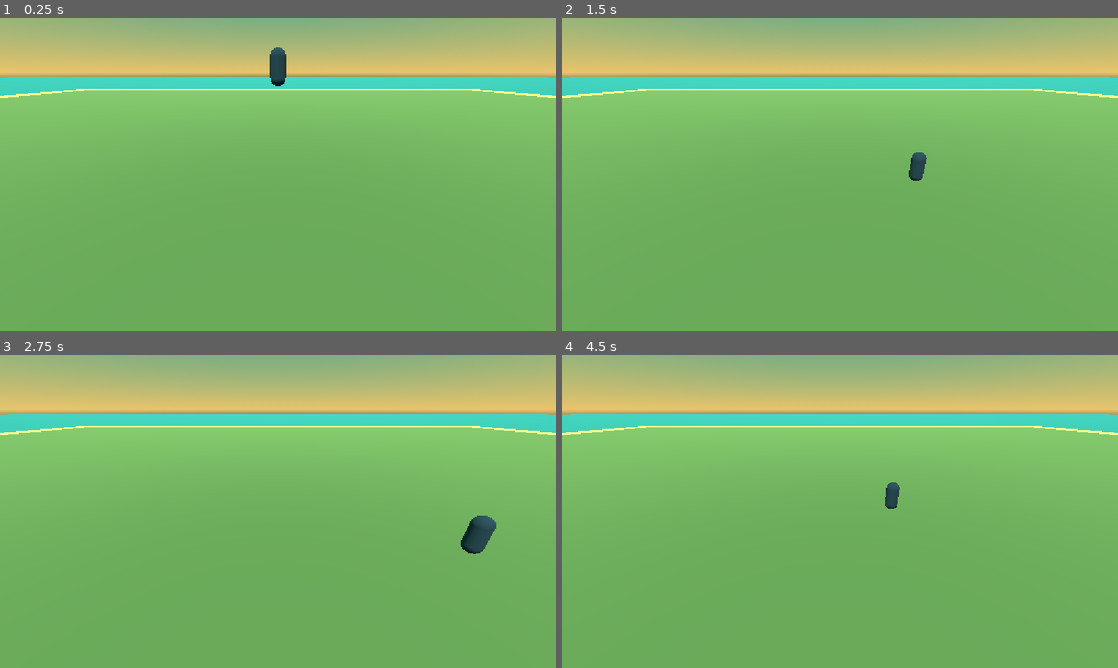
Above: before the commit, frames 1-4 (two rows, left to right).
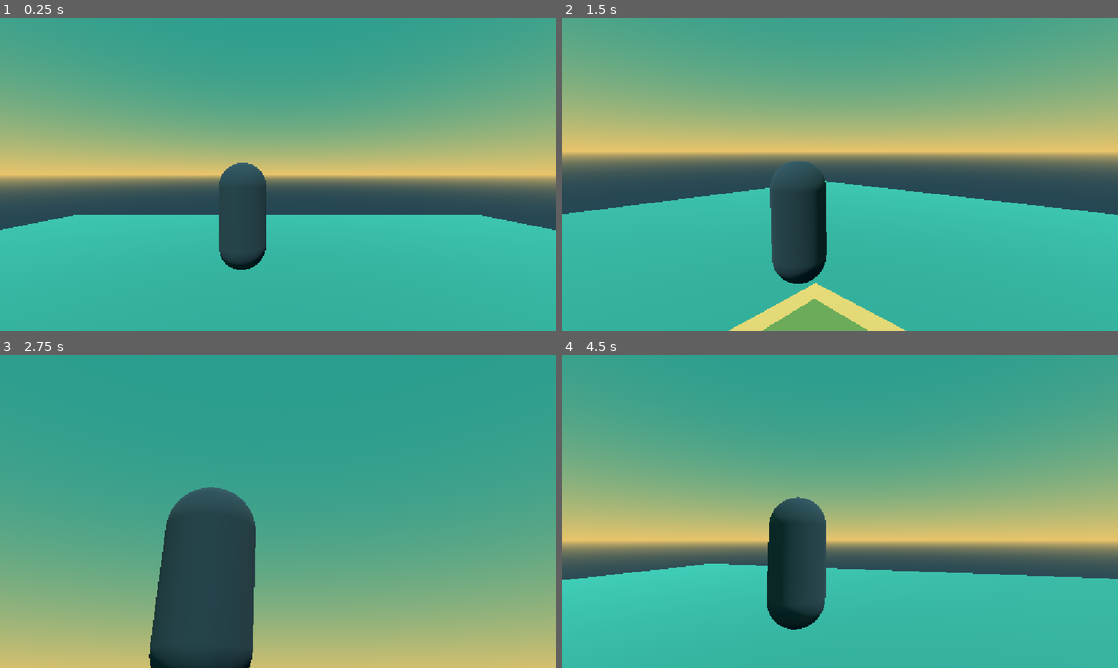
Above: after the commit, the same moments.

Repository: acetousk/godot4-game
Game: Godot game, scene res://scenes/main.tscn
Same seed, same stepped clock (60 frames per second), same inputs: the game is played once before the commit and once after it.
Inputs (mouse positions are in pixels of both pictures, inside the frame that each line leads up to):
- Up to frame 1 (0.25 s): no input
- Up to frame 2 (1.5 s): move the mouse to (962, 158) at 0.52 s; hold D (move_right) 0.53-1.28 s; hold Right mouse button (aim) 0.53-1.28 s; click (962, 158) at 0.67 s; tap Space (jump) at 0.77 s; move the mouse to (728, 190) at 1.27 s; hold S (move_back) from 1.28 s (still down); right-click (728, 190) at 1.35 s; click (728, 190) at 1.42 s
- Up to frame 3 (2.75 s): tap Space (jump) at 1.52 s; move the mouse to (333, 442) at 2.02 s; release S (move_back) at 2.03 s; hold D (move_right) from 2.03 s (still down); hold Right mouse button (aim) from 2.03 s (still down); click (333, 442) at 2.17 s
- Up to frame 4 (4.5 s): move the mouse to (812, 574) at 2.77 s; release D (move_right) at 2.78 s; release Right mouse button (aim) at 2.78 s; hold W (move_forward) 2.78-3.53 s; right-click (812, 574) at 2.85 s; click (812, 574) at 2.92 s; tap Space (jump) at 3.02, 3.77 s; move the mouse to (1006, 558) at 3.52 s; hold Right mouse button (aim) 3.53-4.28 s; hold A (move_left) from 3.53 s (still down); click (1006, 558) at 3.67 s; tap Escape (ui_cancel) at 4.15 s; move the mouse to (673, 464) at 4.27 s; right-click (673, 464) at 4.35 s; click (673, 464) at 4.42 s

The runs differ from the first frame. In frame 1, 97% of the frame differs, in the area x 0-100%, y 0-100%; in frame 2, 95%; in frame 3, 100%; in frame 4, 100%.

Commit message:
G2b camera + glide

Diff:
--- a/scenes/main.tscn
+++ b/scenes/main.tscn
@@ -44,6 +44,12 @@
 material = SubResource("water")
 size = Vector2(800, 800)
 
+[sub_resource type="BoxShape3D" id="wall_ns"]
+size = Vector3(162, 200, 2)
+
+[sub_resource type="BoxShape3D" id="wall_ew"]
+size = Vector3(2, 200, 162)
+
 [node name="Main" type="Node3D"]
 
 [node name="WorldEnvironment" type="WorldEnvironment" parent="."]
@@ -75,10 +81,25 @@
 transform = Transform3D(1, 0, 0, 0, 1, 0, 0, 0, 1, 0, -0.6, 0)
 mesh = SubResource("water_mesh")
 
+[node name="EdgeWalls" type="StaticBody3D" parent="."]
+collision_layer = 2
+collision_mask = 0
+
+[node name="North" type="CollisionShape3D" parent="EdgeWalls"]
+transform = Transform3D(1, 0, 0, 0, 1, 0, 0, 0, 1, 0, 100, -81)
+shape = SubResource("wall_ns")
+
+[node name="South" type="CollisionShape3D" parent="EdgeWalls"]
+transform = Transform3D(1, 0, 0, 0, 1, 0, 0, 0, 1, 0, 100, 81)
+shape = SubResource("wall_ns")
+
+[node name="West" type="CollisionShape3D" parent="EdgeWalls"]
+transform = Transform3D(1, 0, 0, 0, 1, 0, 0, 0, 1, -81, 100, 0)
+shape = SubResource("wall_ew")
+
+[node name="East" type="CollisionShape3D" parent="EdgeWalls"]
+transform = Transform3D(1, 0, 0, 0, 1, 0, 0, 0, 1, 81, 100, 0)
+shape = SubResource("wall_ew")
+
 [node name="Player" parent="." instance=ExtResource("1_player")]
 transform = Transform3D(1, 0, 0, 0, 1, 0, 0, 0, 1, 0, 6, 0)
-
-[node name="OverviewCam" type="Camera3D" parent="."]
-transform = Transform3D(1, 0, 0, 0, 0.894, 0.447, 0, -0.447, 0.894, 0, 6, 12)
-current = true
-far = 1000.0
--- a/scenes/player.tscn
+++ b/scenes/player.tscn
@@ -15,6 +15,7 @@
 height = 1.8
 
 [node name="Player" type="CharacterBody3D"]
+collision_mask = 3
 script = ExtResource("1_player")
 
 [node name="Body" type="MeshInstance3D" parent="."]
@@ -24,3 +25,18 @@
 [node name="Shape" type="CollisionShape3D" parent="."]
 transform = Transform3D(1, 0, 0, 0, 1, 0, 0, 0, 1, 0, 0.9, 0)
 shape = SubResource("body_shape")
+
+[node name="CamYaw" type="Node3D" parent="."]
+transform = Transform3D(1, 0, 0, 0, 1, 0, 0, 0, 1, 0, 1.6, 0)
+
+[node name="CamPitch" type="Node3D" parent="CamYaw"]
+
+[node name="SpringArm" type="SpringArm3D" parent="CamYaw/CamPitch"]
+transform = Transform3D(1, 0, 0, 0, 1, 0, 0, 0, 1, 0.6, 0, 0)
+spring_length = 3.5
+margin = 0.2
+
+[node name="Camera" type="Camera3D" parent="CamYaw/CamPitch/SpringArm"]
+current = true
+fov = 75.0
+far = 1000.0
--- a/scripts/player.gd
+++ b/scripts/player.gd
@@ -1,10 +1,61 @@
 extends CharacterBody3D
-## The player: reads your controls and moves the capsule.
+## The player: reads your controls, moves the capsule, and turns the camera.
+
+## True while you float down from the sky at the start.
+var gliding := false
+
+@onready var cam_yaw: Node3D = $CamYaw
+@onready var cam_pitch: Node3D = $CamYaw/CamPitch
+@onready var spring_arm: SpringArm3D = $CamYaw/CamPitch/SpringArm
+@onready var camera: Camera3D = $CamYaw/CamPitch/SpringArm/Camera
+
+
+func _ready() -> void:
+	# The selfie stick must not bump into your own body.
+	spring_arm.add_excluded_object(get_rid())
+	# Start high in the sky and glide down.
+	global_position.y = Tune.drop_height
+	gliding = true
+
+
+func _unhandled_input(event: InputEvent) -> void:
+	# Click to grab the mouse, Esc to let it go.
+	if event is InputEventMouseButton and event.pressed:
+		Input.mouse_mode = Input.MOUSE_MODE_CAPTURED
+	elif event.is_action_pressed("ui_cancel"):
+		Input.mouse_mode = Input.MOUSE_MODE_VISIBLE
+	# Mouse look.
+	if event is InputEventMouseMotion and Input.mouse_mode == Input.MOUSE_MODE_CAPTURED:
+		_look(-event.relative * Tune.look_speed)
+
+
+func _look(amount: Vector2) -> void:
+	# Aiming slows the look so small moves are easier.
+	if Input.is_action_pressed("aim"):
+		amount *= Tune.aim_look_slow
+	cam_yaw.rotate_y(amount.x)
+	cam_pitch.rotation.x = clamp(cam_pitch.rotation.x + amount.y, deg_to_rad(-70), deg_to_rad(50))
 
 
 func _physics_process(delta: float) -> void:
+	# Gamepad look with the right stick.
+	var stick := Input.get_vector("look_left", "look_right", "look_up", "look_down")
+	if stick != Vector2.ZERO:
+		_look(-stick * Tune.stick_look_speed * delta)
+
+	# Aim: zoom the camera in smoothly while held, back out when let go.
+	var target_fov := Tune.aim_fov if Input.is_action_pressed("aim") else Tune.normal_fov
+	camera.fov = lerp(camera.fov, target_fov, 12.0 * delta)
+
+	# Glide: sink at a steady speed until you touch the ground.
+	if gliding and is_on_floor():
+		gliding = false
+	var speed := Tune.glide_steer if gliding else Tune.run_speed
+
 	# Gravity pulls you down when you are in the air.
-	if not is_on_floor():
+	if gliding:
+		velocity.y = -Tune.glide_fall
+	elif not is_on_floor():
 		velocity.y -= Tune.gravity * delta
 
 	# Jump: the speed you need to reach exactly Tune.jump_height.
@@ -14,11 +65,8 @@
 	# Read the move keys or left stick (-1 to 1 on each side).
 	var input := Input.get_vector("move_left", "move_right", "move_forward", "move_back")
 	# Turn the input so "forward" means "the way the camera looks".
-	var direction := Vector3(input.x, 0.0, input.y)
-	var cam := get_viewport().get_camera_3d()
-	if cam:
-		direction = direction.rotated(Vector3.UP, cam.global_rotation.y)
-	velocity.x = direction.x * Tune.run_speed
-	velocity.z = direction.z * Tune.run_speed
+	var direction := Vector3(input.x, 0.0, input.y).rotated(Vector3.UP, cam_yaw.global_rotation.y)
+	velocity.x = direction.x * speed
+	velocity.z = direction.z * speed
 
 	move_and_slide()
--- a/scripts/tune.gd
+++ b/scripts/tune.gd
@@ -2,7 +2,7 @@
 ## Tune: every feel number in the game. Change these to change how it feels.
 
 @export_group("Moving")
-@export var run_speed: float = 6.0 ## How fast you run, in meters per second
+@export var run_speed: float = 7.0 ## How fast you run, in meters per second
 @export var jump_height: float = 1.2 ## How high a jump goes, in meters
 @export var gravity: float = 20.0 ## How hard you fall (higher = snappier jumps)
 
Not shown: 1 places in scenes/main.tscn that only renumber resources
Not shown, changed: DESIGN.md
Not shown, changed: PLAN.md
Not shown, added: PLAYTEST.md
